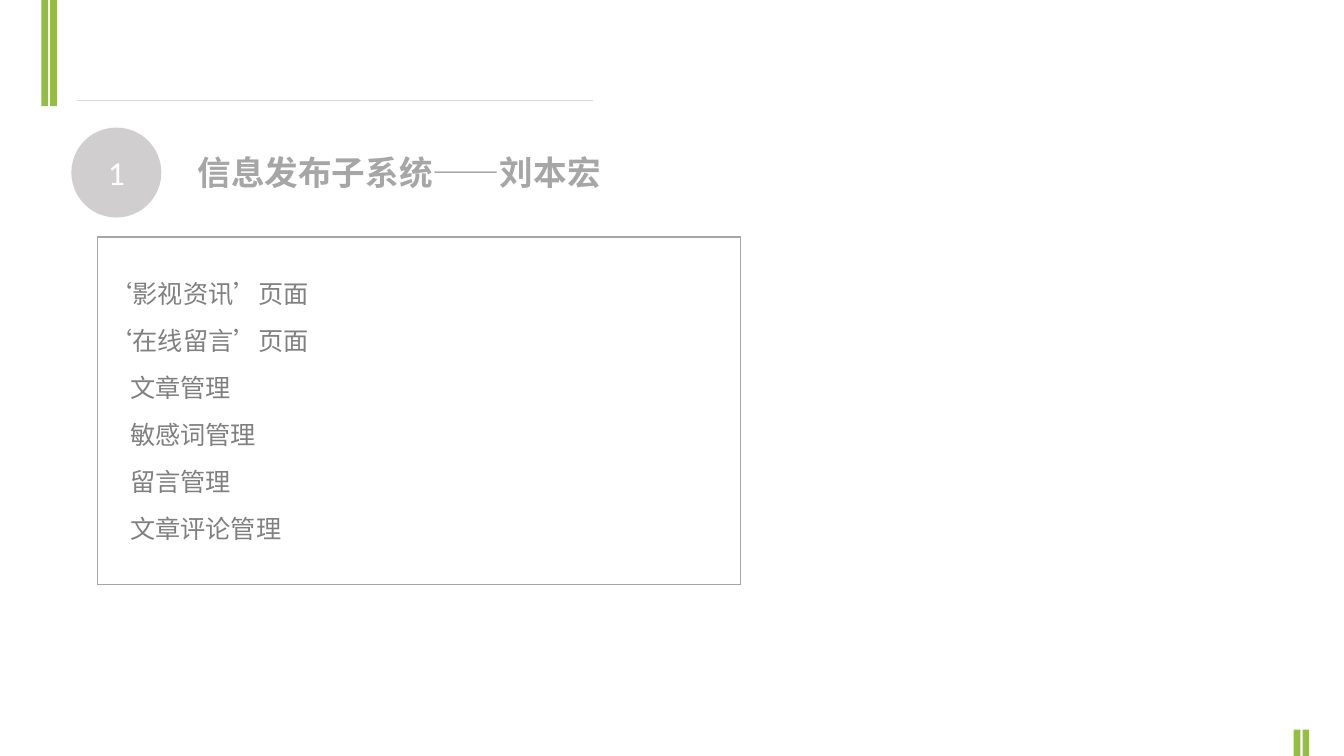
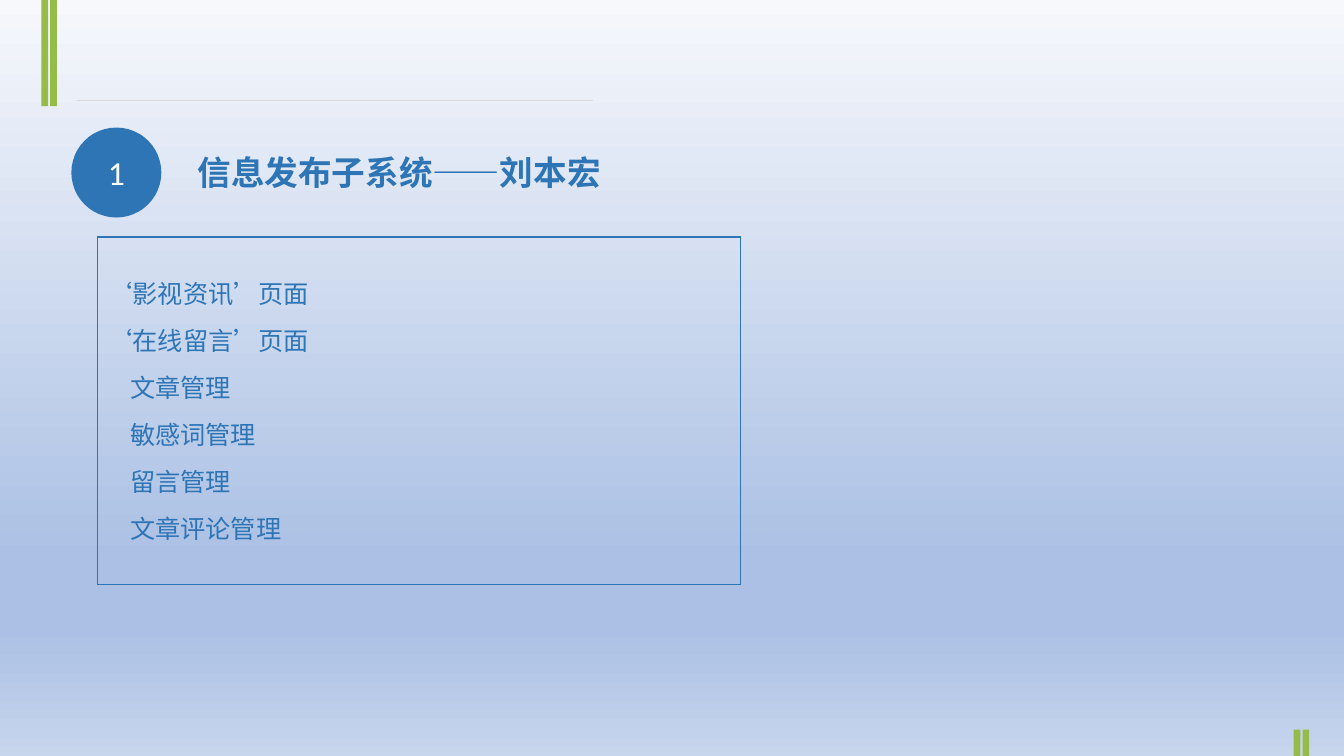
Before and after one commit to ArchibaldOS/FilmAndTelevisionBusiness, a slide deck: slide 6 of Milestone/Milestone_5/项目总结.pptx. Drawn at 1344x756 pixels with LibreOffice and Linux fonts; fonts in the diff are those of the drawing. Boxes give left, top, right and bottom in pixels: in the first picture for what was removed or moved away, otherwise in the second. Text is boxed around its words. In the diff, an @@ line names an element or a change of style, - is before the commit and + after.

Commit message:
log&&ppt

```diff
--- a/Milestone/Milestone_5/项目总结.pptx
+++ b/Milestone/Milestone_5/项目总结.pptx
@@ background #FFFFFF to gradient #F6F8FC to #ABC0E4 to #C7D5ED @@
@@ ellipse at [72, 128, 161, 218]: fill #D0CECE to #2E75B6 @@
@@ text "信息发布子系统——刘本宏" at [197, 156, 600, 188]: text colour #A6A6A6 to #2E75B6 @@
@@ rectangle "‘影视资讯’页面" at [98, 237, 741, 584]: text colour #808080 to #2E75B6; outline #A6A6A6 1 pt to #2E75B6 1 pt @@
```
Also in this commit, not shown: 11 other slides changed, 1 other file.
